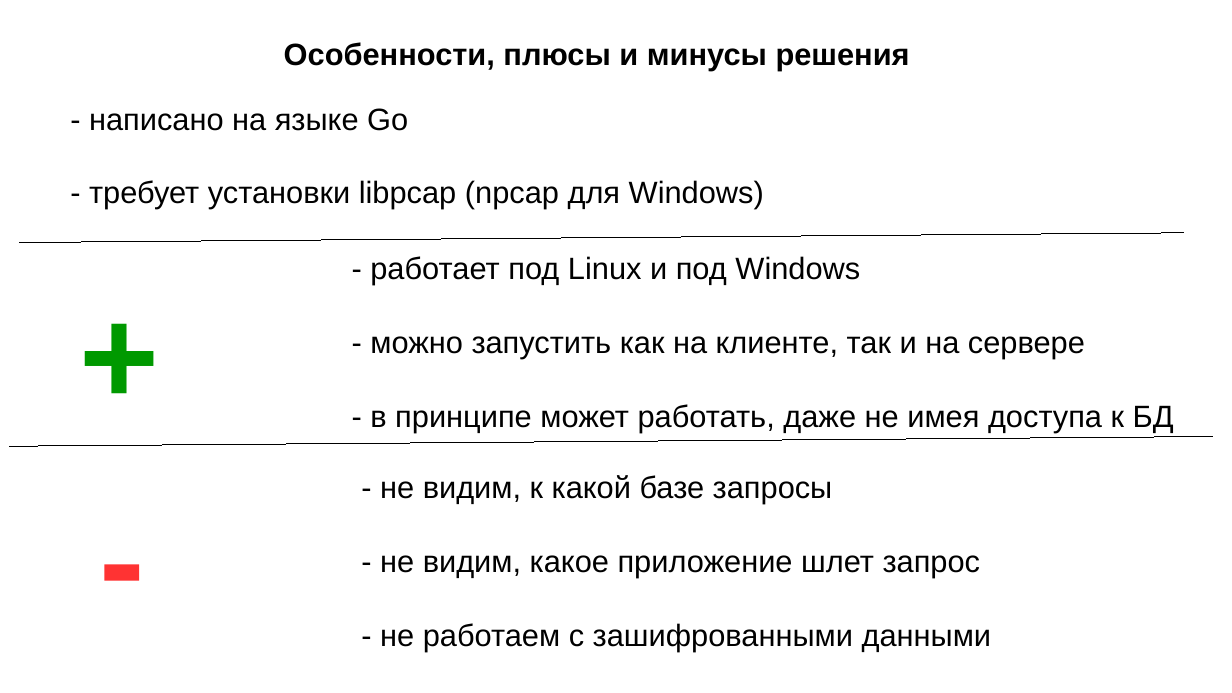
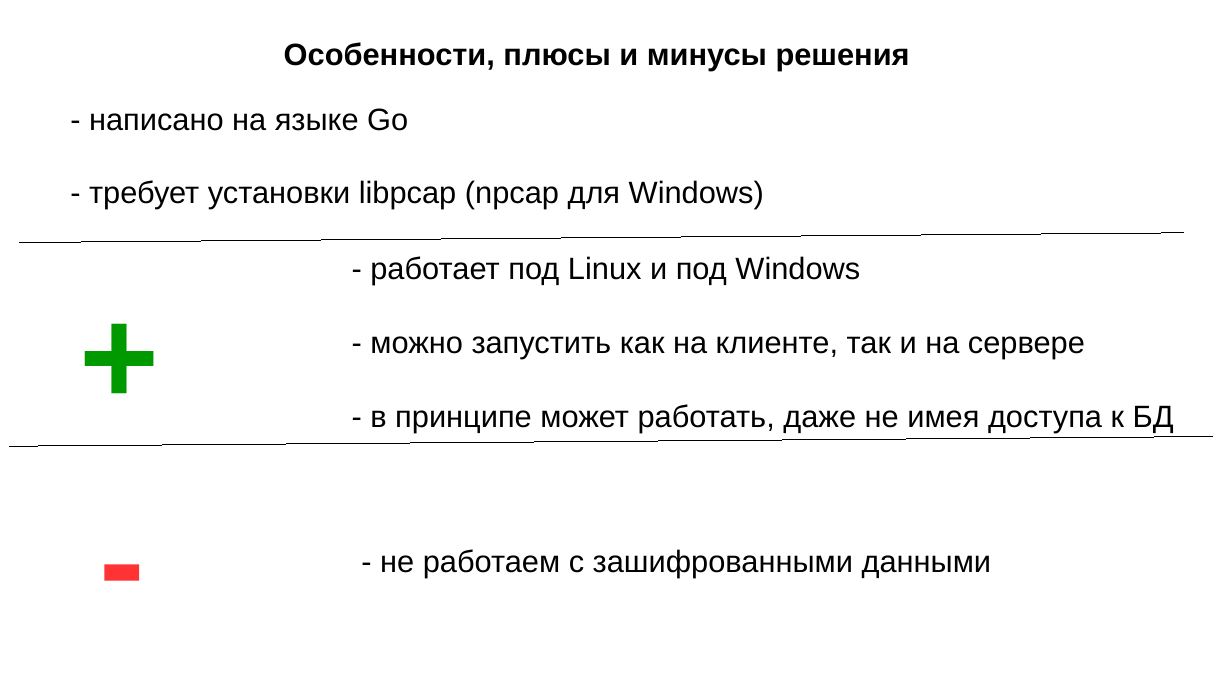
Before and after one commit to vt-crimea/otus_homework, a slide deck: slide 9 of project/Проект.odp. Drawn at 1232x693 pixels with LibreOffice and Linux fonts; fonts in the diff are those of the drawing; background and template pictures are left out. Boxes give left, top, right and bottom in pixels: in the first picture for what was removed or moved away, otherwise in the second. Text is boxed around its words. In the diff, an @@ line names an element or a change of style, - is before the commit and + after.

```diff
--- a/project/Проект.odp
+++ b/project/Проект.odp
@@ text at (380, 475, 981, 578): paragraphs removed @@
-- не видим, к какой базе запросы
-- не видим, какое приложение шлет запрос
```
